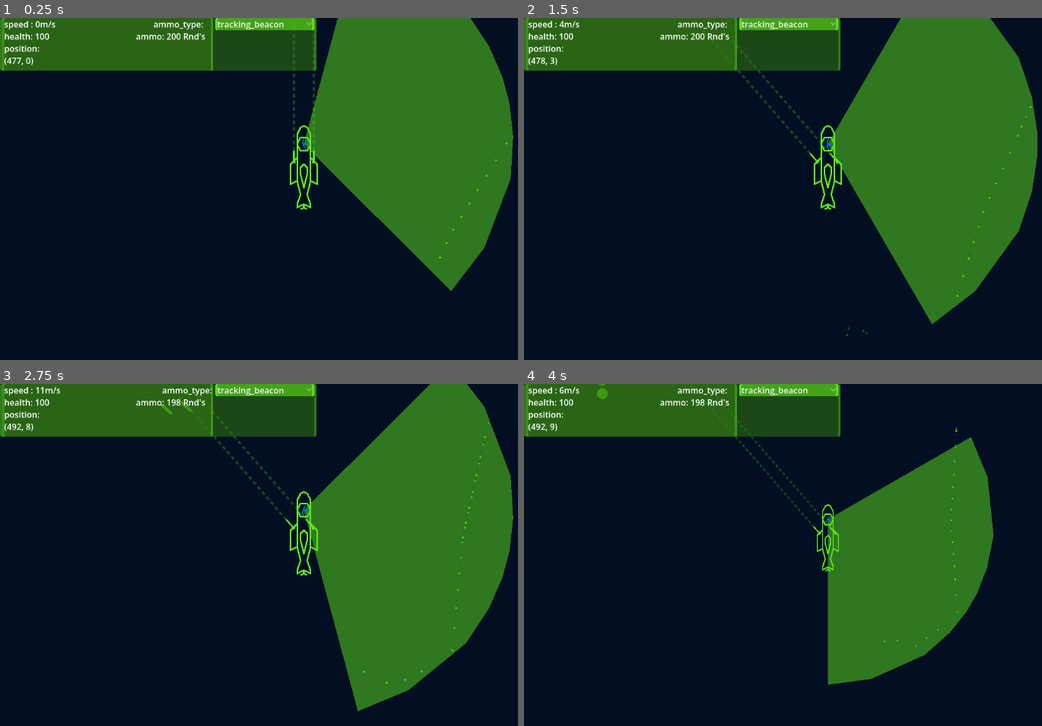
Above: before the commit, frames 1-4 (two rows, left to right).
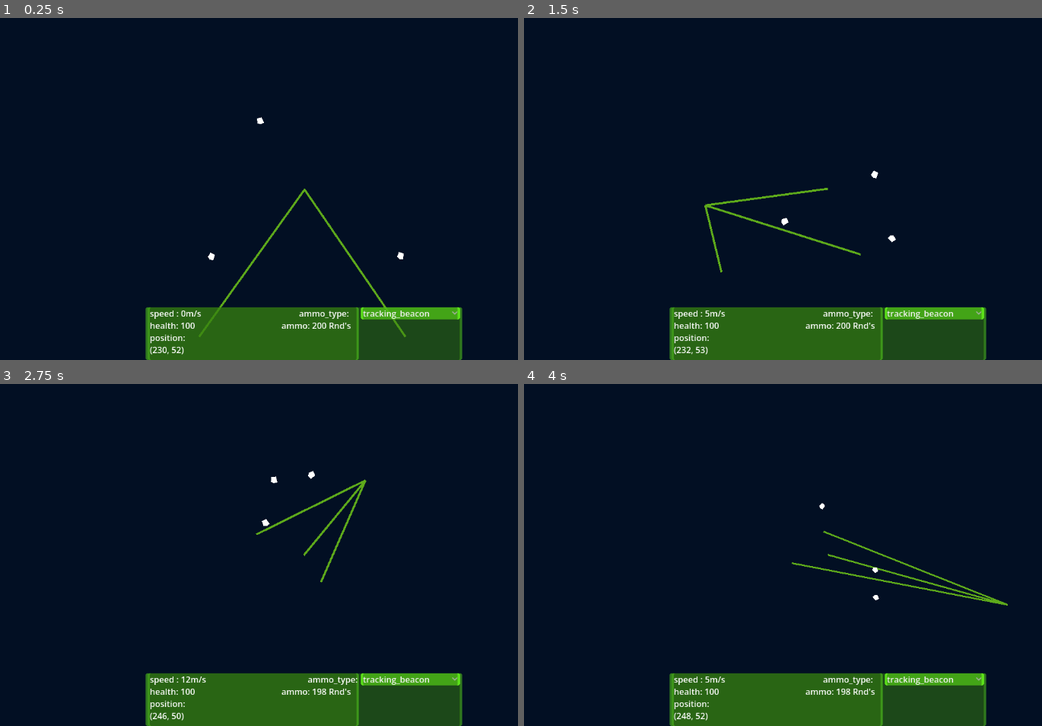
Above: after the commit, the same moments.

Repository: Codename1001/radar-game
Game: Godot game, scene res://scenes/world.tscn
Two runs of this game, one before a commit and one after it. Both use one fixed random seed, a clock stepped at 60 frames per second and the inputs below.
Inputs (mouse positions are in pixels of both pictures, inside the frame that each line leads up to):
- Up to frame 1 (0.25 s): no input
- Up to frame 2 (1.5 s): move the mouse to (959, 171) at 0.52 s; hold D (right) 0.53-1.28 s; hold Q (aim guns left) 0.53-1.28 s; move the mouse to (705, 206) at 1.27 s; hold S (down) from 1.28 s (still down); tap E (aim guns right) at 1.35 s
- Up to frame 3 (2.75 s): move the mouse to (362, 479) at 2.02 s; release S (down) at 2.03 s; hold D (right) from 2.03 s (still down); tap Space (shoot) at 2.1 s
- Up to frame 4 (4 s): move the mouse to (798, 623) at 2.77 s; release D (right) at 2.78 s; hold W (up) 2.78-3.53 s; tap Up (zoom in) at 2.85 s; move the mouse to (1010, 606) at 3.52 s; hold A (left) from 3.53 s (still down); hold Down (zoom out) from 3.53 s (still down)

The runs differ from the first frame. In frame 1, 42% of the frame differs, in the area x 0-100%, y 0-100%; in frame 2, 44%; in frame 3, 44%; in frame 4, 35%.

Commit message:
continued work on boid algoritem

Diff:
--- a/project.godot
+++ b/project.godot
@@ -129,6 +129,16 @@
 "events": [Object(InputEventKey,"resource_local_to_scene":false,"resource_name":"","device":-1,"window_id":0,"alt_press …(192 unchanged characters)…
 ]
 }
+"debug "={
+"deadzone": 0.2,
+"events": [Object(InputEventKey,"resource_local_to_scene":false,"resource_name":"","device":-1,"window_id":0,"alt_pressed":false,"shift_pressed":false,"ctrl_pressed":false,"meta_pressed":false,"pressed":false,"keycode":0,"physical_keycode":4194332,"key_label":0,"unicode":0,"location":0,"echo":false,"script":null)
+]
+}
+
+[layer_names]
+
+2d_physics/layer_1="objects"
+2d_physics/layer_2="player"
 
 [rendering]
 
--- a/scenes/components/camera_2d.tscn
+++ b/scenes/components/camera_2d.tscn
@@ -3,7 +3,6 @@
 [ext_resource type="Script" uid="uid://bpu8vy4uvpgru" path="res://scenes/components/camera_2d.gd" id="1_y3knd"]
 
 [node name="Camera2D" type="Camera2D" unique_id=1048905295]
-ignore_rotation = false
 zoom = Vector2(0.79, 0.79)
 limit_enabled = false
 rotation_smoothing_speed = 1.0
--- a/scenes/components/hud.tscn
+++ b/scenes/components/hud.tscn
@@ -28,8 +28,8 @@
 [node name="PanelContainer" type="PanelContainer" parent="Control/MarginContainer" unique_id=1262336934]
 custom_minimum_size = Vector2(600, 100)
 layout_mode = 2
-size_flags_horizontal = 0
-size_flags_vertical = 0
+size_flags_horizontal = 4
+size_flags_vertical = 8
 theme = ExtResource("2_bew8r")
 
 [node name="HBoxContainer" type="HBoxContainer" parent="Control/MarginContainer/PanelContainer" unique_id=659460226]
--- /dev/null
+++ b/scenes/entitys/boid.gd
@@ -0,0 +1,124 @@
+extends RigidBody2D
+
+@onready var rays = $rays.get_children()
+
+var stear_direction = 0
+
+var intrests = []
+var dangers = []
+var near_boids = []
+
+var move_speed = 1000
+var turn_speed = 100
+#var avrage_direction =0
+
+var  target_position = Vector2.ZERO
+
+var debug = true
+
+func group():
+	##var avrage = 0
+	##for area in near_boids:
+		##avrage += (area.get_parent().global_rotation_degrees) *-1 * 100
+	##if avrage !=0:
+		##avrage_direction = avrage / near_boids.size()
+	##print(avrage_direction)
+	##intrests.append(avrage_direction)
+	#var target = Vector2.ZERO
+	#if target == Vector2.ZERO :
+		#pass
+	#var avrage_target_pos = []
+	#var foward_vector = linear_velocity.normalized().rotated(rotation) #(-transform.y).rotated(rotation)
+	#for i in near_boids:
+		#avrage_target_pos.append(i.global_position)
+	#for i in avrage_target_pos:
+		#target +=i
+	#target / avrage_target_pos.size()
+#
+	#var direction = (target - global_position).normalized()
+	#var angle_diff = foward_vector.angle_to(direction)
+	#if near_boids == []:
+		#angle_diff = 0
+	#intrests.append(angle_diff * turn_speed)
+
+	var avrige_posiiton = Vector2.ZERO
+	# finds the avrage position of local boids
+	for area in near_boids:
+		avrige_posiiton += area.global_position
+
+	if !near_boids == []:
+
+		#intrests.append((avrige_posiiton / near_boids.size()))
+		#target_position = (avrige_posiiton / near_boids.size())
+		pass
+	else:
+		intrests.append($Marker2D.global_position)
+		#intrests.append((avrige_posiiton / near_boids.size()))
+
+		#target_position = $Marker2D.global_position
+	#print(rad_to_deg(get_angle_to(target_position))+90)
+
+	intrests.append( get_global_mouse_position())
+
+	#finds the avrage point of itrest and sets targaet position to it
+	for i in intrests:
+
+		target_position = (i/ intrests.size())
+
+	stear_direction =  100*(rad_to_deg(get_angle_to(target_position))+90)
+
+	pass
+
+func stear(state):
+
+	#for i in rays :
+		#if i.is_colliding()== true:
+			#intrests.append((i.rotation_degrees *-1) * turn_speed)
+			#if i.rotation_degrees ==0:
+				#intrests.append( (45*-1) *turn_speed)
+		#if i.is_colliding() == false:
+			#intrests.erase(i.rotation_degrees *-1)
+			#if i.rotation_degrees ==0:
+				#intrests.erase((i.rotation_degrees *-1) * turn_speed)
+	pass
+
+func update_direction(state):
+
+	queue_redraw()
+	#stear_direction = 0
+	intrests = []
+	group()
+	stear(state)
+
+	#for i in intrests:
+	#	stear_direction += i
+
+
+func _integrate_forces(state: PhysicsDirectBodyState2D) -> void:
+	update_direction(state)
+	state.apply_torque(stear_direction)
+	state.apply_central_force(Vector2(0,-move_speed).rotated(rotation))
+
+
+func _draw() -> void:
+
+	if Input.is_action_just_pressed("debug ") and debug ==true:
+		debug = false
+	elif Input.is_action_just_pressed("debug ") and debug ==false:
+		debug = true
+
+	if debug == true:
+		draw_line(to_local(self.global_position), to_local(target_position),Color(0.37, 0.667, 0.109, 1.0),5)
+
+
+
+func _on_area_2d_area_entered(area: Area2D) -> void:
+
+	near_boids.append(area)
+
+	#intrests.append(area.get_parent().stear_direction ) #move_toward(stear_direction,i.get_parent().stear_direction,turn_speed)
+
+
+func _on_area_2d_area_exited(area: Area2D) -> void:
+	near_boids.erase(area)
+	#intrests.erase(area.get_parent().stear_direction)
--- /dev/null
+++ b/scenes/entitys/boid.tscn
@@ -0,0 +1,62 @@
+[gd_scene format=3 uid="uid://da1ugq2c3na5t"]
+
+[ext_resource type="Script" uid="uid://yighjs8f85uk" path="res://scenes/entitys/boid.gd" id="1_7na72"]
+
+[sub_resource type="CircleShape2D" id="CircleShape2D_7na72"]
+radius = 314.0573
+
+[node name="boid" type="RigidBody2D" unique_id=1696725926 groups=["neutral"]]
+collision_mask = 3
+gravity_scale = 0.0
+can_sleep = false
+linear_damp = 4.95
+angular_damp = 2.667
+script = ExtResource("1_7na72")
+
+[node name="CollisionPolygon2D" type="CollisionPolygon2D" parent="." unique_id=1643375014]
+scale = Vector2(5, 5)
+polygon = PackedVector2Array(-3, 0, -2, -6, 0, -8, 2, -6, 3, 0, 1.5049019, 7.0603065, -1.7254562, 7.0603065)
+
+[node name="rays" type="Node2D" parent="." unique_id=566489652]
+
+[node name="RayCast2D5" type="RayCast2D" parent="rays" unique_id=877946610]
+target_position = Vector2(0, -245.665)
+collision_mask = 3
+
+[node name="RayCast2D" type="RayCast2D" parent="rays" unique_id=133315167]
+rotation = -0.10471975
+target_position = Vector2(0, -200)
+collision_mask = 3
+
+[node name="RayCast2D2" type="RayCast2D" parent="rays" unique_id=468860201]
+rotation = 0.10471975
+target_position = Vector2(0, -200)
+collision_mask = 3
+
+[node name="RayCast2D3" type="RayCast2D" parent="rays" unique_id=1215188063]
+rotation = 0.7853982
+target_position = Vector2(0, -150)
+collision_mask = 3
+
+[node name="RayCast2D4" type="RayCast2D" parent="rays" unique_id=1680427621]
+rotation = -0.7853982
+target_position = Vector2(0, -150)
+collision_mask = 3
+
+[node name="Area2D" type="Area2D" parent="." unique_id=1325307280]
+disable_mode = 2
+
+[node name="Polygon2D" type="CollisionShape2D" parent="Area2D" unique_id=1306005163]
+modulate = Color(1, 1, 1, 0.4627451)
+shape = SubResource("CircleShape2D_7na72")
+
+[node name="Marker2D" type="Marker2D" parent="." unique_id=1025778255]
+position = Vector2(0, -196)
+
+[node name="Polygon2D" type="Polygon2D" parent="Marker2D" unique_id=1296135820]
+polygon = PackedVector2Array(-2, -8, 9, -4, 7, 10, -2, 9, -7, 3)
+
+[connection signal="area_entered" from="Area2D" to="." method="_on_area_2d_area_entered"]
+[connection signal="area_exited" from="Area2D" to="." method="_on_area_2d_area_exited"]
+[connection signal="body_entered" from="Area2D" to="." method="_on_area_2d_body_entered"]
+[connection signal="body_exited" from="Area2D" to="." method="_on_area_2d_body_exited"]
--- a/scenes/entitys/player.tscn
+++ b/scenes/entitys/player.tscn
@@ -3,7 +3,6 @@
 [ext_resource type="Script" uid="uid://rx5rsggebnuo" path="res://scenes/entitys/player.gd" id="1_8vunr"]
 [ext_resource type="PackedScene" uid="uid://c3ovr64dj0h4g" path="res://scenes/components/scaner.tscn" id="2_g2els"]
 [ext_resource type="PackedScene" uid="uid://fox4ts6k5man" path="res://scenes/components/guns.tscn" id="4_dqkch"]
-[ext_resource type="PackedScene" uid="uid://clphmp64mebhk" path="res://scenes/components/camera_2d.tscn" id="5_2nni0"]
 [ext_resource type="AudioStream" uid="uid://bn4gn7go3apmu" path="res://crash sound.ogg" id="5_hucg6"]
 [ext_resource type="AudioStream" uid="uid://dj88rau8q6lvb" path="res://ship background noise.ogg" id="6_hucg6"]
 
@@ -12,14 +11,16 @@
 rough = true
 
 [node name="player" type="RigidBody2D" unique_id=1735800185]
+disable_mode = 2
 collision_layer = 2
-collision_mask = 3
 input_pickable = true
 mass = 1.385
 physics_material_override = SubResource("PhysicsMaterial_g2els")
 gravity_scale = 0.0
 center_of_mass_mode = 1
 center_of_mass = Vector2(0, -56)
+can_sleep = false
+continuous_cd = 2
 contact_monitor = true
 max_contacts_reported = 1
 linear_damp = 0.235
@@ -99,9 +100,9 @@
 max_angle = 90
 min_angel = -90
 
-[node name="Camera2D" parent="." unique_id=1048905295 instance=ExtResource("5_2nni0")]
-
 [node name="Area2D" type="Area2D" parent="." unique_id=965367707]
+collision_layer = 2
+collision_mask = 2
 
 [node name="CollisionPolygon2D" type="CollisionPolygon2D" parent="Area2D" unique_id=1714360161]
 position = Vector2(0.00590897, -75.3294)
--- a/scenes/global_vars.gd
+++ b/scenes/global_vars.gd
@@ -5,3 +5,4 @@
 var data = { "speed" : 0, "health": 100,"ammo_type":{"tracking_beacon": 200, "standerd_torpedo":1000} , "position": Vector2.ZERO}
 #var data = { "speed" : 0, "health": 100, "ammo":20,"ammo_type":"traking_becon" , "position": Vector2.ZERO}
 var control = true
+var target_position = Vector2.ZERO
--- /dev/null
+++ b/scenes/mouse_pointer.gd
@@ -0,0 +1,13 @@
+extends Node2D
+
+
+# Called when the node enters the scene tree for the first time.
+func _ready() -> void:
+	globalVars.target_position = get_global_mouse_position()
+	pass # Replace with function body.
+
+
+# Called every frame. 'delta' is the elapsed time since the previous frame.
+func _process(delta: float) -> void:
+	global_position = get_global_mouse_position()
+	globalVars.target_position = get_global_mouse_position()
--- /dev/null
+++ b/scenes/mouse_pointer.tscn
@@ -0,0 +1,14 @@
+[gd_scene format=3 uid="uid://bgxci8rwclou8"]
+
+[ext_resource type="Script" uid="uid://ccbiawi5fakdr" path="res://scenes/mouse_pointer.gd" id="1_e14je"]
+
+[sub_resource type="RectangleShape2D" id="RectangleShape2D_j3jks"]
+size = Vector2(17, 19)
+
+[node name="mouse pointer" type="Node2D" unique_id=553573650]
+script = ExtResource("1_e14je")
+
+[node name="Area2D" type="Area2D" parent="." unique_id=1042445790]
+
+[node name="CollisionShape2D" type="CollisionShape2D" parent="Area2D" unique_id=1486221450]
+shape = SubResource("RectangleShape2D_j3jks")
--- a/scenes/world.tscn
+++ b/scenes/world.tscn
@@ -1,101 +1,49 @@
 [gd_scene format=3 uid="uid://c18hreo4mep7j"]
 
 [ext_resource type="PackedScene" uid="uid://gpy6a2hye0g7" path="res://scenes/entitys/player.tscn" id="1_rwgxs"]
-[ext_resource type="Script" uid="uid://ckjsenw5v820c" path="res://scenes/objects/object.gd" id="2_k0juu"]
-
-[sub_resource type="RectangleShape2D" id="RectangleShape2D_egkf8"]
-size = Vector2(98, 97)
+[ext_resource type="PackedScene" uid="uid://da1ugq2c3na5t" path="res://scenes/entitys/boid.tscn" id="3_4wyf3"]
+[ext_resource type="PackedScene" uid="uid://clphmp64mebhk" path="res://scenes/components/camera_2d.tscn" id="3_k0juu"]
+[ext_resource type="PackedScene" uid="uid://bgxci8rwclou8" path="res://scenes/mouse_pointer.tscn" id="4_k0juu"]
 
 [node name="world" type="Node2D" unique_id=708792614]
 
 [node name="world objects" type="CanvasGroup" parent="." unique_id=906019692]
 
-[node name="enamy" type="CharacterBody2D" parent="world objects" unique_id=209955919 groups=["enemy"]]
-position = Vector2(-904, 1760)
-slide_on_ceiling = false
-script = ExtResource("2_k0juu")
-
-[node name="CollisionShape2D" type="CollisionShape2D" parent="world objects/enamy" unique_id=501406562]
-position = Vector2(0, 1)
-shape = SubResource("RectangleShape2D_egkf8")
-
-[node name="enamy2" type="CharacterBody2D" parent="world objects" unique_id=1708220347 groups=["friendly"]]
-position = Vector2(3920.2627, 1760)
-slide_on_ceiling = false
-script = ExtResource("2_k0juu")
-
-[node name="CollisionShape2D" type="CollisionShape2D" parent="world objects/enamy2" unique_id=2034661120]
-position = Vector2(0, 1)
-shape = SubResource("RectangleShape2D_egkf8")
-
-[node name="enamy4" type="CharacterBody2D" parent="world objects" unique_id=949831319 groups=["friendly"]]
-position = Vector2(-2136.0527, -440.284)
-slide_on_ceiling = false
-script = ExtResource("2_k0juu")
-
-[node name="CollisionShape2D" type="CollisionShape2D" parent="world objects/enamy4" unique_id=2050696911]
-position = Vector2(0, 1)
-shape = SubResource("RectangleShape2D_egkf8")
-
-[node name="enamy5" type="CharacterBody2D" parent="world objects" unique_id=2006048030 groups=["friendly"]]
-position = Vector2(-2237.5059, -344.904)
-slide_on_ceiling = false
-script = ExtResource("2_k0juu")
-
-[node name="CollisionShape2D" type="CollisionShape2D" parent="world objects/enamy5" unique_id=972520163]
-position = Vector2(0, 1)
-shape = SubResource("RectangleShape2D_egkf8")
-
-[node name="enamy6" type="CharacterBody2D" parent="world objects" unique_id=1115009039 groups=["friendly"]]
-position = Vector2(-2342.963, -411.244)
-slide_on_ceiling = false
-script = ExtResource("2_k0juu")
-
-[node name="CollisionShape2D" type="CollisionShape2D" parent="world objects/enamy6" unique_id=2054472988]
-position = Vector2(0, 1)
-shape = SubResource("RectangleShape2D_egkf8")
-
-[node name="enamy7" type="CharacterBody2D" parent="world objects" unique_id=538140533 groups=["friendly"]]
-position = Vector2(-2136.0527, -538.29407)
-slide_on_ceiling = false
-script = ExtResource("2_k0juu")
-
-[node name="CollisionShape2D" type="CollisionShape2D" parent="world objects/enamy7" unique_id=2086433050]
-position = Vector2(0, 1)
-shape = SubResource("RectangleShape2D_egkf8")
-
-[node name="enamy3" type="CharacterBody2D" parent="world objects" unique_id=1976834046 groups=["enemy", "friendly"]]
-position = Vector2(-2237.5059, -440.28394)
-slide_on_ceiling = false
-script = ExtResource("2_k0juu")
-
-[node name="CollisionShape2D" type="CollisionShape2D" parent="world objects/enamy3" unique_id=1561349326]
-position = Vector2(0, 1)
-shape = SubResource("RectangleShape2D_egkf8")
-
 [node name="walls" type="StaticBody2D" parent="world objects" unique_id=1225387634 groups=["object"]]
+collision_mask = 3
 
 [node name="CollisionPolygon2D" type="CollisionPolygon2D" parent="world objects/walls" unique_id=1665076475]
-position = Vector2(-71.65906, 0)
+position = Vector2(230.3927, 0)
 build_mode = 1
 polygon = PackedVector2Array(224, 512, 728, 624, 1064, 696, 1448, 624, 1616, 472, 1712, 136, 1640, -240, 1462.6852, -38 …(4167 unchanged characters)…
 
 [node name="walls2" type="StaticBody2D" parent="world objects" unique_id=669602492 groups=["object"]]
+collision_mask = 3
 
 [node name="CollisionPolygon2D" type="CollisionPolygon2D" parent="world objects/walls2" unique_id=1075903501]
 position = Vector2(-28.099121, 0)
 build_mode = 1
 polygon = PackedVector2Array(385.8689, -3495.8845, 755.88184, -3540.286, 1148.0952, -3436.6824, 1014.8906, -3133.272, 7 …(1388 unchanged characters)…
 
-[node name="RigidBody2D" type="RigidBody2D" parent="world objects" unique_id=1275234913 groups=["neutral"]]
-position = Vector2(1395.7988, -258.11493)
-disable_mode = 2
-mass = 0.001
-gravity_scale = 0.0
+[node name="player" parent="." unique_id=866916123 instance=ExtResource("1_rwgxs")]
+position = Vector2(437.70294, 122.98447)
+rotation = -1.8064158
 
-[node name="CollisionPolygon2D" type="CollisionPolygon2D" parent="world objects/RigidBody2D" unique_id=423726492]
-polygon = PackedVector2Array(-32.424316, -83.11493, 66.0697, -67.142914, 79.37976, 56.640076, 17.103027, 24.932953, -18.833984, 136.737, -74.73602, 185.98395, -129.58728, 175.09906, -76.34729, 87.25311, -98.97424, 41.999084, -113.615234, -4.5859375, -51.058228, -71.135925)
+[node name="boid10" parent="." unique_id=1649410317 instance=ExtResource("3_4wyf3")]
+position = Vector2(-11002.939, 1561.0486)
+rotation = -1.0349803
 
-[node name="player" parent="." unique_id=866916123 instance=ExtResource("1_rwgxs")]
-position = Vector2(954.5303, 6.1035156e-05)
-rotation = -1.8064158
+[node name="Camera2D" parent="boid10" unique_id=1771188708 instance=ExtResource("3_k0juu")]
+position = Vector2(0.34101105, -0.57172585)
+
+[node name="mouse pointer" parent="." unique_id=553573650 instance=ExtResource("4_k0juu")]
+position = Vector2(-12756.722, 2421.0835)
+
+[node name="boid" parent="." unique_id=1696725926 instance=ExtResource("3_4wyf3")]
+position = Vector2(-11269.88, 1922.6168)
+
+[node name="boid2" parent="." unique_id=743657351 instance=ExtResource("3_4wyf3")]
+position = Vector2(-10774.0625, 1922.6168)
+
+[node name="boid3" parent="." unique_id=2077345209 instance=ExtResource("3_4wyf3")]
+position = Vector2(-11245.88, 3291.6636)
Not shown, added: scenes/entitys/boid.gd.uid
Not shown, added: scenes/mouse_pointer.gd.uid
